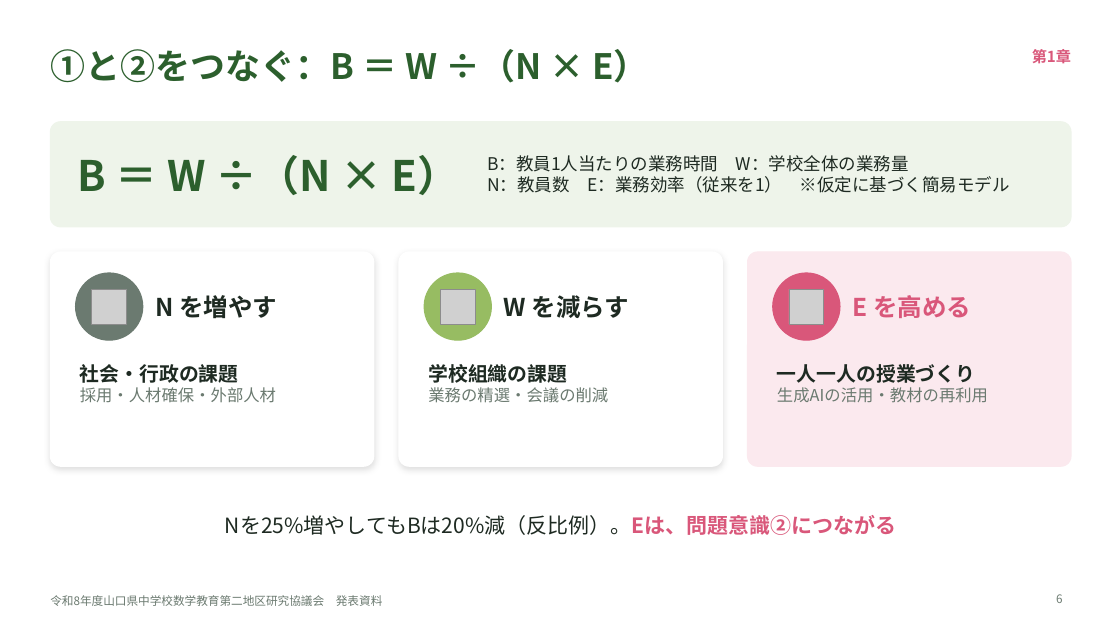
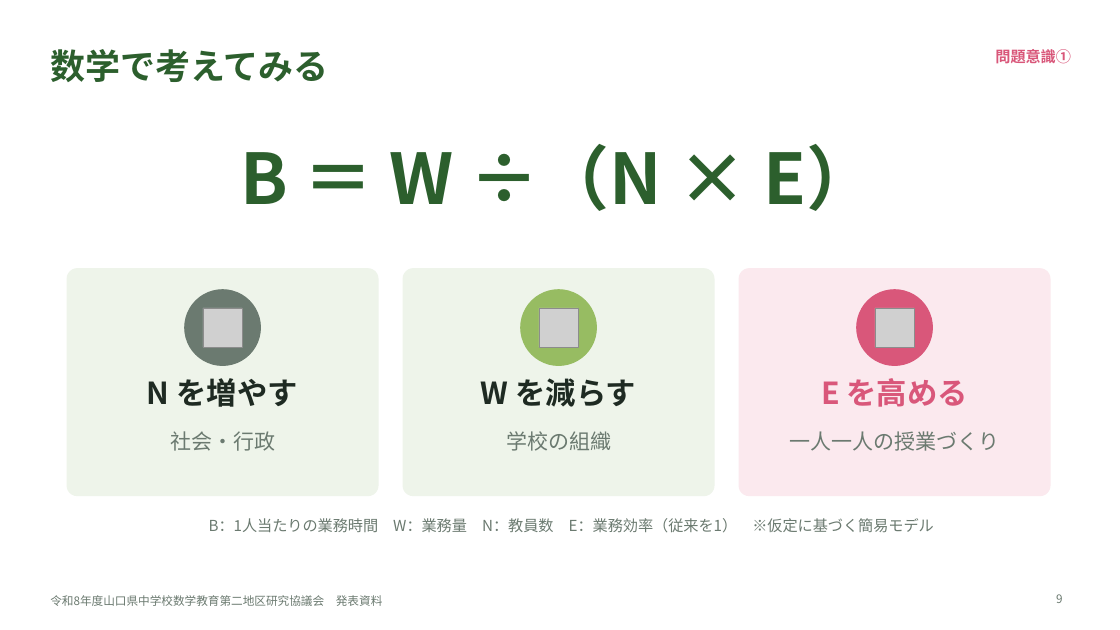
Before and after one commit to margiela14th-sudo/my-ai-project, a slide deck: slide 9 of 07_完成資料/県大会発表_生成AI授業再構築.pptx (slide 6 before the commit). Drawn at 1120x630 pixels with LibreOffice and Linux fonts; fonts in the diff are those of the drawing; grey boxes stand for pictures. Boxes give left, top, right and bottom in pixels: in the first picture for what was removed or moved away, otherwise in the second. Text is boxed around its words. In the diff, an @@ line names an element or a change of style, - is before the commit and + after.

```diff
--- a/07_完成資料/県大会発表_生成AI授業再構築.pptx
+++ b/07_完成資料/県大会発表_生成AI授業再構築.pptx
@@ title at (50,49,328,82): text changed @@
-①と②をつなぐ：B ＝ W ÷（N × E）
+数学で考えてみる
@@ text at (995,49,1071,63): text changed @@
-第1章
+問題意識①
@@ text "B ＝ W ÷（N × ...": place and size @@
-text "B ＝ W ÷（N × ..." at (78,155,460,195)
+text "B ＝ W ÷（N × ..." at (240,144,877,211)
@@ text "B ＝ W ÷（N × ..." at (240,144,877,211): size 36 to 60 pt @@
@@ rounded rectangle removed at (50,122,1071,227) @@
@@ rounded rectangle at (67,269,378,496): fill #FFFFFF to #EEF4EA; outline #FFFFFF 1 pt to #EEF4EA 1 pt; shadow off; proportions changed @@
@@ rounded rectangle: place and size @@
-rounded rectangle at (50,252,374,466)
+rounded rectangle at (67,269,378,496)
@@ rounded rectangle: place and size @@
-rounded rectangle at (399,252,723,466)
+rounded rectangle at (403,269,714,496)
@@ rounded rectangle at (403,269,714,496): fill #FFFFFF to #EEF4EA; outline #FFFFFF 1 pt to #EEF4EA 1 pt; shadow off; proportions changed @@
@@ rounded rectangle: place and size @@
-rounded rectangle at (748,252,1071,466)
+rounded rectangle at (739,269,1050,496)
@@ rounded rectangle at (739,269,1050,496): proportions changed @@
@@ ellipse: place and size @@
-ellipse at (76,273,143,340)
+ellipse at (185,290,260,365)
@@ ellipse: place and size @@
-ellipse at (424,273,492,340)
+ellipse at (521,290,597,365)
@@ ellipse: place and size @@
-ellipse at (773,273,840,340)
+ellipse at (857,290,933,365)
@@ picture: place and size @@
-picture at (92,289,127,324)
+picture at (203,308,243,348)
@@ picture: place and size @@
-picture at (440,289,476,324)
+picture at (539,308,579,348)
@@ picture: place and size @@
-picture at (789,289,824,324)
+picture at (875,308,915,348)
@@ text "N を増やす": place and size @@
-text "N を増やす" at (155,295,277,319)
+text "N を増やす" at (147,378,298,407)
@@ text "W を減らす": place and size @@
-text "W を減らす" at (504,295,630,318)
+text "W を減らす" at (481,378,636,407)
@@ text removed at (428,364,608,403) @@
-学校組織の課題
-業務の精選・会議の削減
@@ size 21 to 26 pt; alignment left to centre; vertical alignment middle to top in 3 elements at (147,378,298,407), (481,378,636,407), (821,378,968,407) @@
@@ text "E を高める": place and size @@
-text "E を高める" at (853,295,971,318)
+text "E を高める" at (821,378,968,407)
@@ text at (777,387,988,403): paragraph removed @@
-生成AIの活用・教材の再利用
@@ text at (170,431,275,451): text changed; size 14 to 18 pt @@
-社会・行政の課題
-採用・人材確保・外部人材
+社会・行政
@@ text added at (506,431,611,451), 18 pt, text #6B7A70 @@
+学校の組織
@@ text "一人一人の授業づくり": place and size @@
-text "一人一人の授業づくり" at (777,364,988,403)
+text "一人一人の授業づくり" at (790,431,1000,451)
@@ text "一人一人の授業づくり" at (790,431,1000,451): size 17 to 18 pt, text colour #1E2A22 to #6B7A70, bold off; alignment left to centre @@
@@ text "B：1人当たりの業務時間 W：業務量 N：教員数 E：業務効率（従来を1） ※仮定に基づく簡易モデル" at (209,518,934,532): vertical alignment middle to top @@
@@ text at (209,518,934,532): text changed; size 15 to 13 pt; text colour #1E2A22 to #6B7A70 @@
-B：教員1人当たりの業務時間 W：学校全体の業務量
-N：教員数 E：業務効率（従来を1） ※仮定に基づく簡易モデル
+B：1人当たりの業務時間 W：業務量 N：教員数 E：業務効率（従来を1） ※仮定に基づく簡易モデル
@@ text removed at (225,515,897,535) @@
-Nを25%増やしてもBは20%減（反比例）。Eは、問題意識②につながる
```
Also in this commit, not shown: 16 other slides changed, 14 slides added, 5 slides removed, 10 other files.
